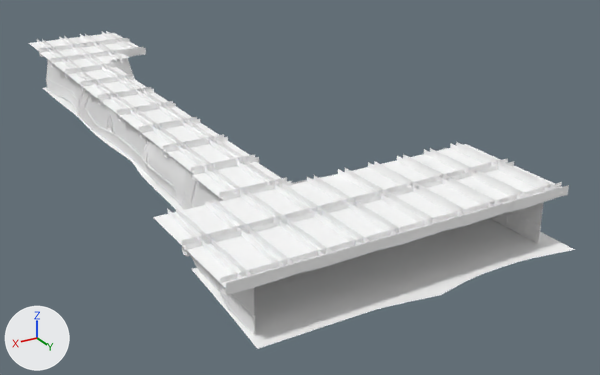
One commit to the FBX model MS GOD TIER GAME/Assets/map/Hallway_all_2.fbx: the scene before it, then after it.
Rendered twice from a camera (50 mm lens) standing at (35.6, 143.5, 32.5) and looking at (-11.8, 64.5, -7.0). The axes (+X, +Y, +Z) are drawn at lower left. The lights are the same throughout. The picture after the commit comes second. Where no turn or scale is listed for an object, it has been applied to the vertices. Vertices at exactly the same position are counted once.

The scene before the commit, as lines of its bpy script (objects in view):
```python
me_メッシュ_015 = bpy.data.meshes.new('メッシュ.015')
me_メッシュ_015.from_pydata(...)  # 28220 vertices, 27037 faces; spans x -20.9..13.6, y 13.6..98.6, z -3.0..3.0
# faces by material slot: [320, 140, 13257, 25, 204, 2578, 9745, 768]
me_メッシュ_015.materials.append(mat_standardsurface1_002)  # white #ffffff
me_メッシュ_015.materials.append(mat_wallpaper_002)  # white #ffffff
me_メッシュ_015.materials.append(mat_wall1_002)  # white #ffffff
me_メッシュ_015.materials.append(mat_default_material_002)  # grey #bcbcbc
me_メッシュ_015.materials.append(mat_bedroom_door_001)  # white #ffffff
me_メッシュ_015.materials.append(mat_ceiling1_002)  # white #ffffff
me_メッシュ_015.materials.append(mat_window_001)  # white #ffffff
me_メッシュ_015.materials.append(mat_floor2_002)  # white #ffffff
ob_main_001 = bpy.data.objects.new('main.001', me_メッシュ_015)
ob_main_001.location = (0.0, 0.0, 0.0)
```
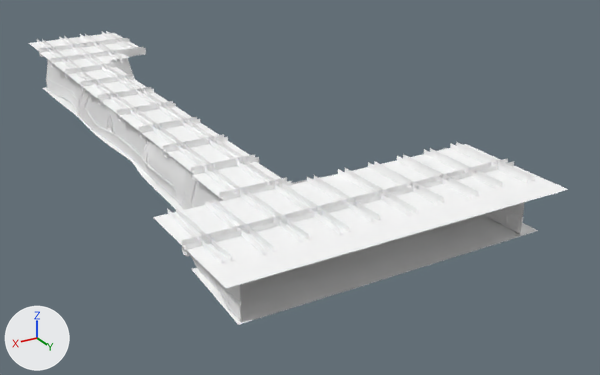
Patch to the scene script:
```diff
--- a/MS GOD TIER GAME/Assets/map/Hallway_all_2.fbx.py
+++ b/MS GOD TIER GAME/Assets/map/Hallway_all_2.fbx.py
@@ me_メッシュ_015 @@
 # used by ob_main_001; location = (0.0, 0.0, 0.0)
-me_メッシュ_015.from_pydata(...)  # 28220 vertices, 27037 faces; spans x -20.9..13.6, y 13.6..98.6, z -3.0..3.0
+me_メッシュ_015.from_pydata(...)  # 27468 vertices, 26322 faces; spans x -20.9..13.6, y 13.6..96.5, z -3.0..3.0
+# me_メッシュ_015 part 1: the loose piece of 110 vertices spanning x -0.2..13.6, y 95.7..96.5, z 1.8..3.0 is deleted
+# me_メッシュ_015 part 2: the loose piece of 110 vertices spanning x -14.1..-0.2, y 95.7..96.5, z 1.8..3.0 is deleted
+# me_メッシュ_015 part 3: the loose piece of 64 vertices spanning x -18.4..-18.3, y 94.1..95.8, z -2.3..-1.0 is deleted
+# me_メッシュ_015 part 4: the loose piece of 60 vertices spanning x -20.9..-14.0, y 95.7..96.5, z 1.8..3.0 is deleted
+# me_メッシュ_015 part 5: 380 vertices removed from x -20.5..12.3, y 94.1..98.6, z -2.6..3.0; 36 vertices added at x -20.5..11.5, y 94.0..94.1, z -2.6
+# other edits to the shape of me_メッシュ_015 do not show in these pictures
 me_メッシュ_015.materials.append(mat_standardsurface1_002)
```

What differs and where, as boxes [x1, y1, x2, y2] in the pictures (600 x 375 px):
'main.001', reshaped (8% shorter): before [29, 31, 575, 349]; after [29, 31, 568, 325]
part 1 of me_メッシュ_015, deleted: before [220, 234, 384, 295]
part 2 of me_メッシュ_015, deleted: before [377, 198, 513, 249]
part 3 of me_メッシュ_015, deleted: before [522, 221, 538, 240]
part 4 of me_メッシュ_015, deleted: before [505, 182, 569, 212]
part 5 of me_メッシュ_015, cut back: before [221, 177, 575, 349]; after [237, 230, 538, 325]
